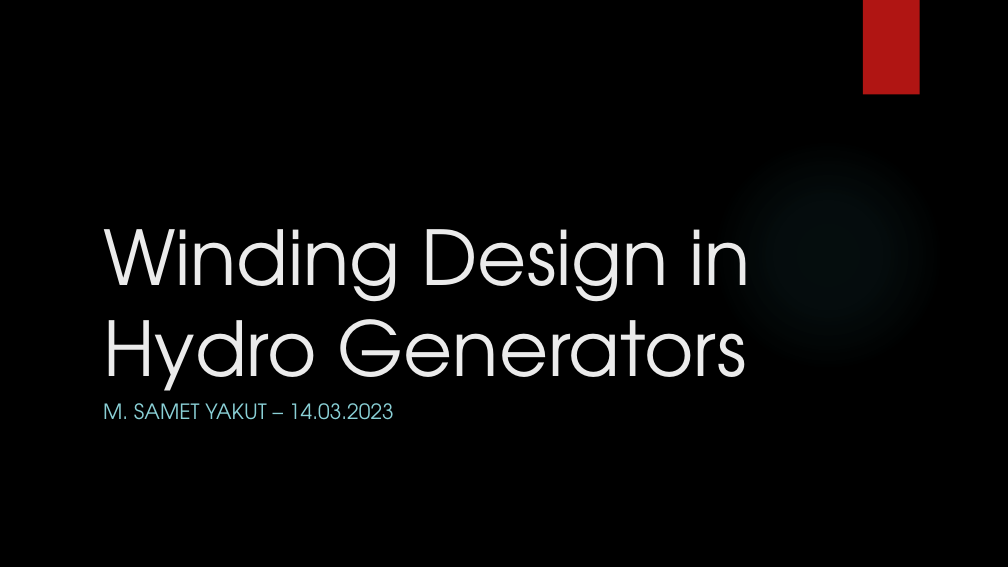
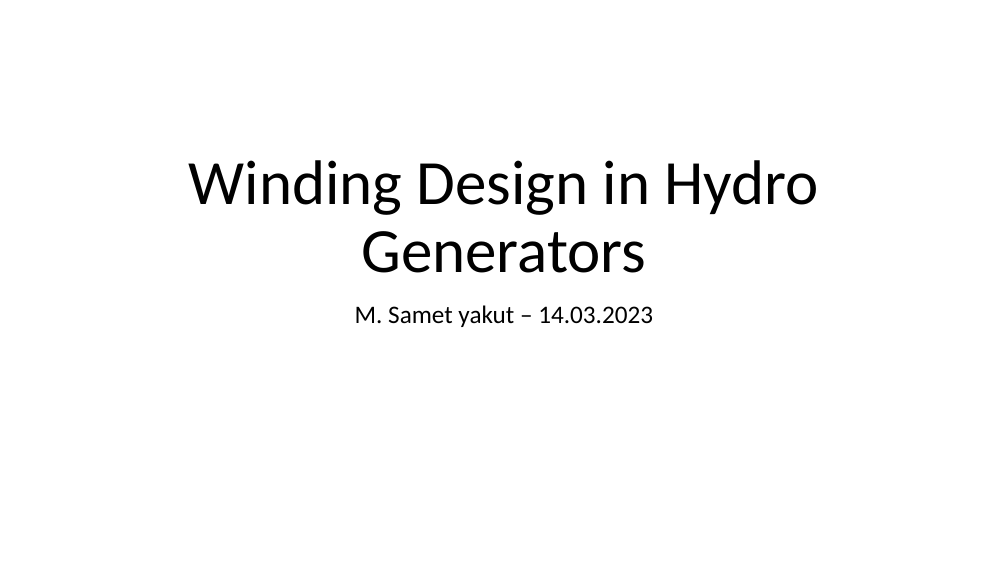
Before and after one commit to sametyakut/Studies, a slide deck: slide 1 of Presentations/Keysani_Sunum_Winding_Design_2023_03_08.pptx. Drawn at 1008x567 pixels with LibreOffice and Linux fonts; fonts in the diff are those of the drawing; background and template pictures are left out. Boxes give left, top, right and bottom in pixels: in the first picture for what was removed or moved away, otherwise in the second. Text is boxed around its words. In the diff, an @@ line names an element or a change of style, - is before the commit and + after.

```diff
--- a/Presentations/Keysani_Sunum_Winding_Design_2023_03_08.pptx
+++ b/Presentations/Keysani_Sunum_Winding_Design_2023_03_08.pptx
@@ background picture (left out) to #FFFFFF @@
@@ rectangle removed at (x1=863, y1=0, x2=920, y2=95) @@
@@ title "Winding Design in Hydro Generators" moved from (x1=103, y1=229, x2=750, y2=410) to (x1=189, y1=160, x2=819, y2=273) @@
@@ title "Winding Design in Hydro Generators" at (x1=189, y1=160, x2=819, y2=273): size 72 to 60 pt, font TeX Gyre Adventor to Calibri, text colour #EBEBEB to #000000; alignment left to centre; line spacing 1 to 0.9 @@
@@ ellipse removed at (x1=712, y1=138, x2=944, y2=371) @@
@@ subtitle at (x1=355, y1=305, x2=653, y2=327): text changed; size 20 to 24 pt; font TeX Gyre Adventor to Calibri; text colour #8AD0D6 to #000000 @@
-M. SAMET YAKUT – 14.03.2023
+M. Samet yakut – 14.03.2023
```
Also in this commit, not shown: 10 other slides changed, 10 slides added, 1 slide removed.
